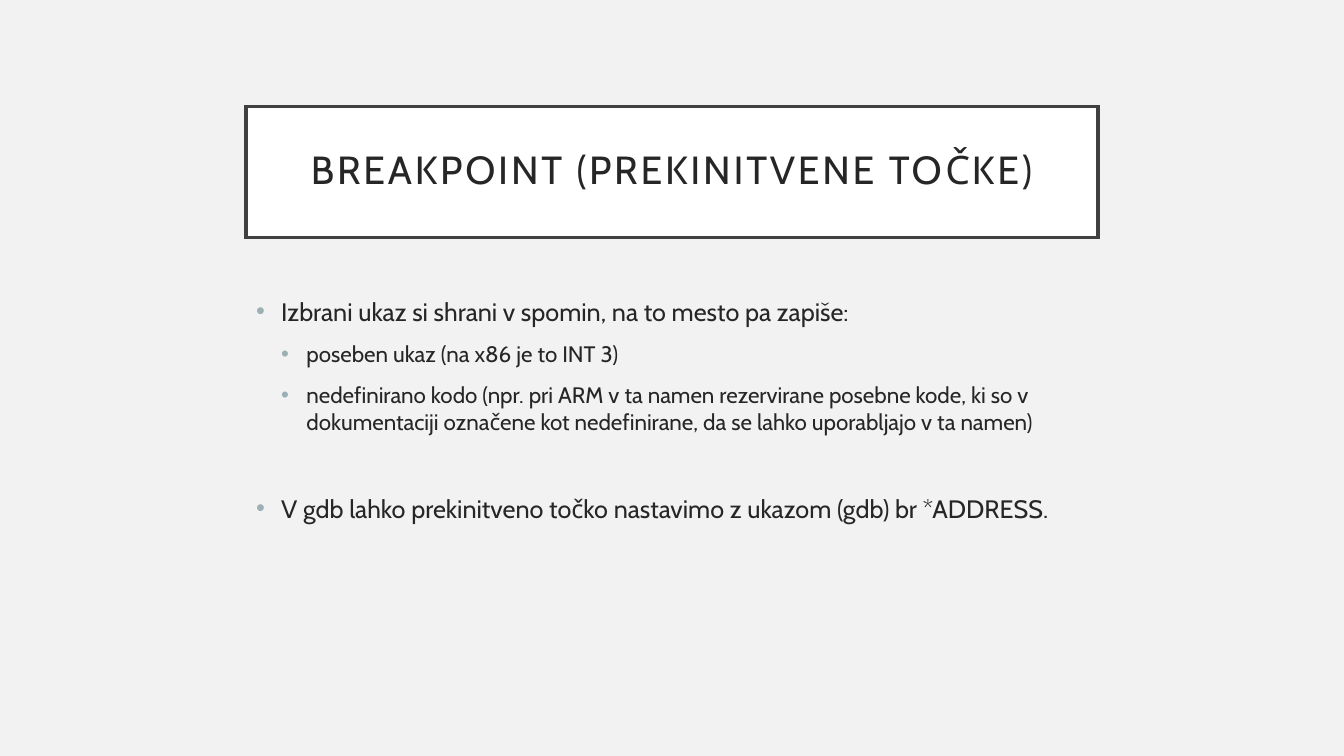
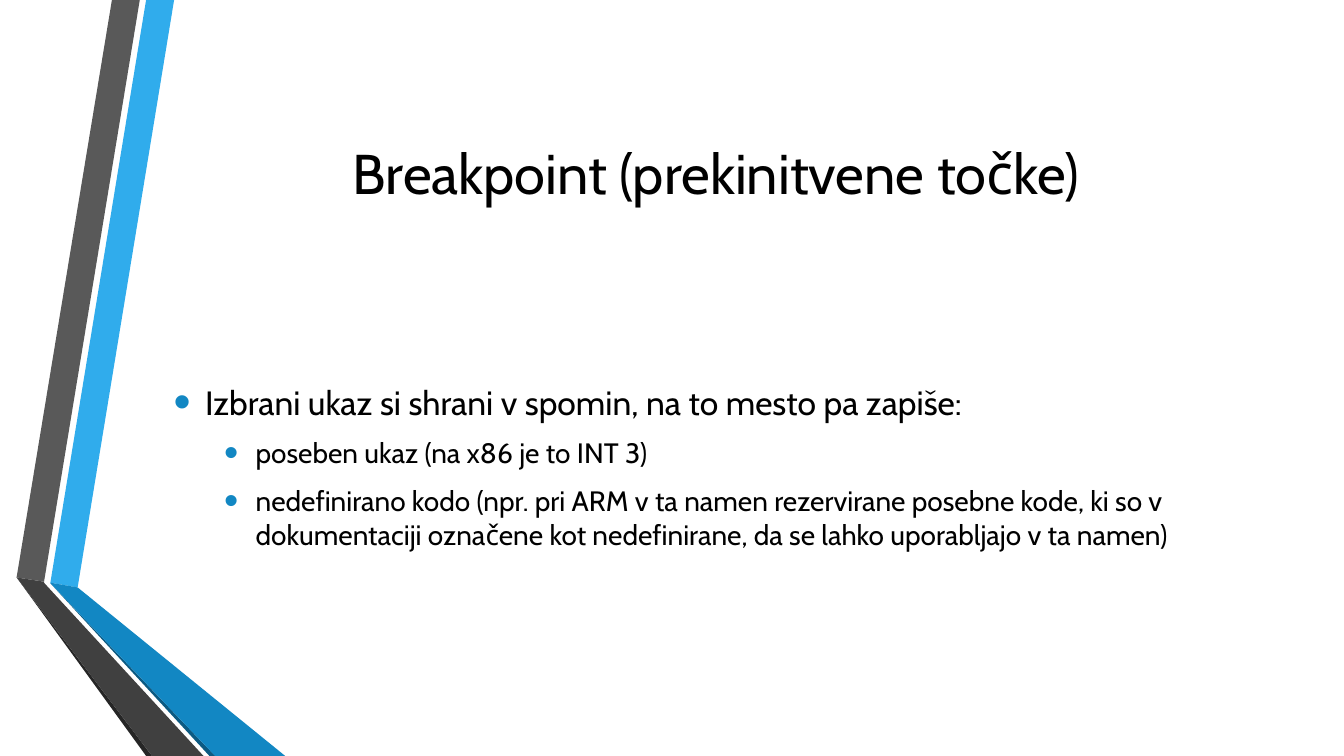
Before and after one commit to jakoberzar/razhroscevalniki, a slide deck: slide 15 of debuggers.pptx. Drawn at 1344x756 pixels with LibreOffice and Linux fonts; fonts in the diff are those of the drawing; background and template pictures are left out. Boxes give left, top, right and bottom in pixels: in the first picture for what was removed or moved away, otherwise in the second. Text is boxed around its words. In the diff, an @@ line names an element or a change of style, - is before the commit and + after.

```diff
--- a/debuggers.pptx
+++ b/debuggers.pptx
@@ background #F2F2F2 to picture (left out) @@
@@ title "Breakpoint (prekinitvene točke)": place and size @@
-title "Breakpoint (prekinitvene točke)" at <box>246,106,1098,237</box>
+title "Breakpoint (prekinitvene točke)" at <box>353,152,925,207</box>
@@ title "Breakpoint (prekinitvene točke)" at <box>353,152,925,207</box>: fill #FFFFFF to none; outline #404040 2.5 pt to none @@
@@ title at <box>353,152,925,207</box>: text changed; size 28 to 40 pt; text colour #262626 to #000000 @@
-BREAKPOINT (PREKINITVENE TOČKE)
+Breakpoint (prekinitvene točke)
@@ text "Izbrani ukaz si shrani v ...": place and size @@
-text "Izbrani ukaz si shrani v ..." at <box>281,302,1048,524</box>
+text "Izbrani ukaz si shrani v ..." at <box>205,389,1167,551</box>
@@ text "Izbrani ukaz si shrani v ..." at <box>205,389,1167,551</box>: size 18 to 24 pt in "Izbrani ukaz si shrani v spomin, na ..."; text colour #262626 to #000000; size 16 to 20 pt in "poseben ukaz (na x86 je to INT ...", "nedefinirano kodo (npr. pri ARM v ta ..."; indent changed; bullet colour #9BAFB5 to #1287C3; vertical alignment top to middle @@
@@ text at <box>281,499,1048,524</box>: paragraph removed @@
-• V gdb lahko prekinitveno točko nastavimo z ukazom (gdb) br *ADDRESS.
@@ group added at <box>16,0,285,756</box>: 6 freeform shapes @@
```
Also in this commit, not shown: 27 other slides changed, 3 slides added, 1 slide removed, 3 other files.
